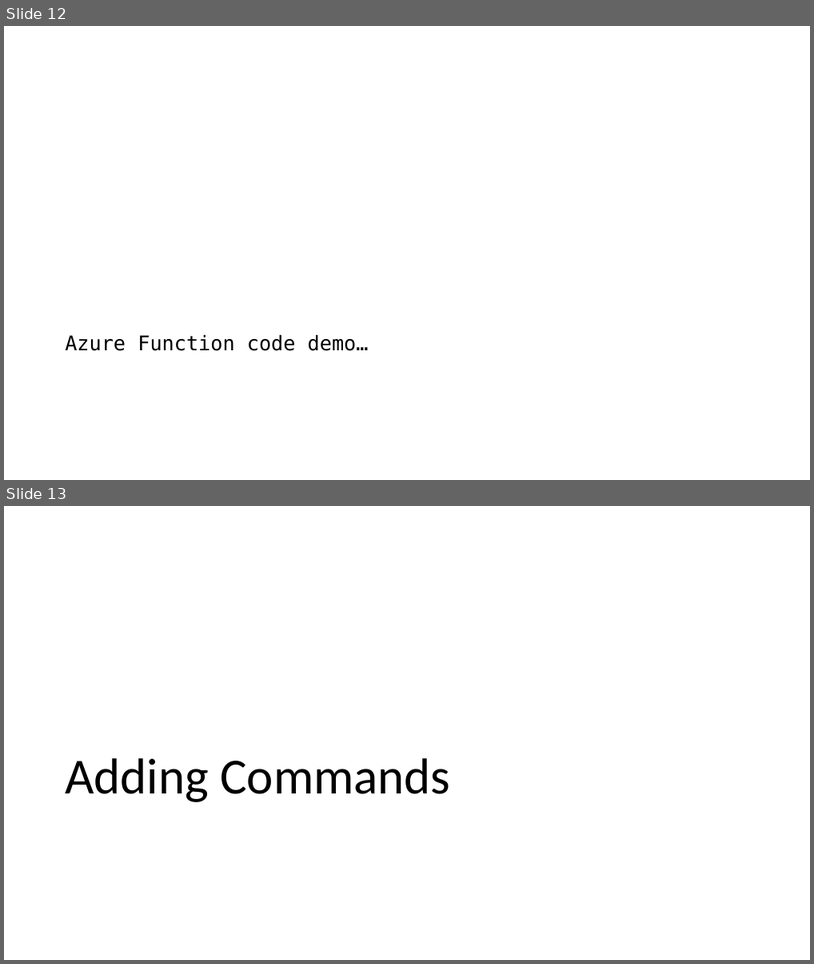
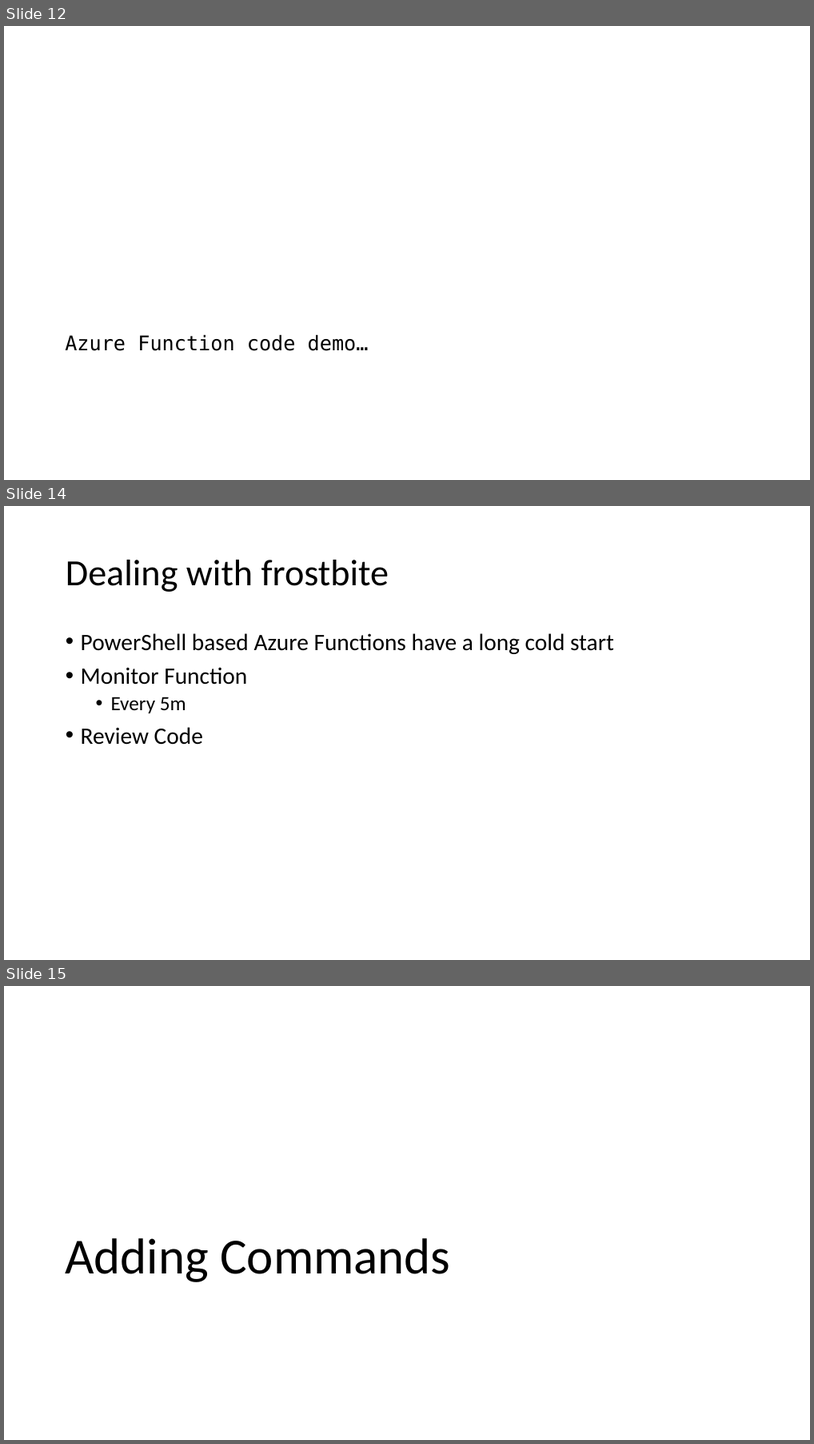
Before and after one commit to ThePoShWolf/Sessions, a slide deck: 2023-04-26 - Building a serverless Discord bot/PowerShell Summit 2023 - Serverless Discord bot.pptx. Shown one above the other, each under a label of ours: slides 12 and 13 before the commit, slides 12, 14 and 15 after it; the slides between them are not shown. The pictures are 814x964 and 814x1444 pixels, drawn with LibreOffice and Linux fonts; fonts in the diff are those of the drawing; background and template pictures are left out. Boxes give left, top, right and bottom in pixels: in the first picture for what was removed or moved away, otherwise in the second. Text is boxed around its words. In the diff, an @@ line names an element or a change of style, - is before the commit and + after.

```diff
--- a/2023-04-26 - Building a serverless Discord bot/PowerShell Summit 2023 - Serverless Discord bot.pptx
+++ b/2023-04-26 - Building a serverless Discord bot/PowerShell Summit 2023 - Serverless Discord bot.pptx
@@ slide 14 added at [4, 506, 810, 960], background picture (left out) @@
@@ title added at [66, 560, 390, 592], 44 pt, text #000000 @@
+Dealing with frostbite
@@ text added at [81, 633, 614, 744], 28 pt, text #000000 @@
+• PowerShell based Azure Functions have a long cold start
+• Monitor Function
+  • Every 5m
+• Review Code
@@ what was slide 13 is now slide 15 @@
```
Also in this commit, not shown: 1 slide changed, 2 other slides added.
